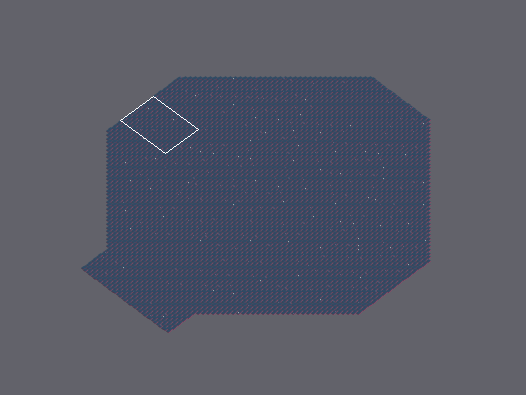
Two states of a Tiled map, Source/Resources/Assets/maps/gameplay_map.tmx. The first picture is a wide view before the edit; the outline marks the close-up.
Close-up. As it was:
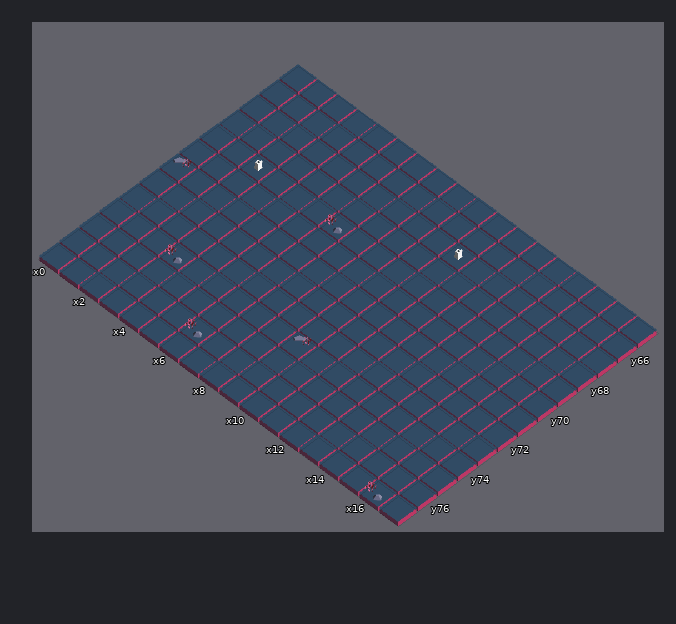
Cells are 54x40 px. Isometric: x runs down to the right, y down to the left. Shown: x 0..17, y 65..77. The commit also changed other parts of the map, which this record leaves out.
Once edited:
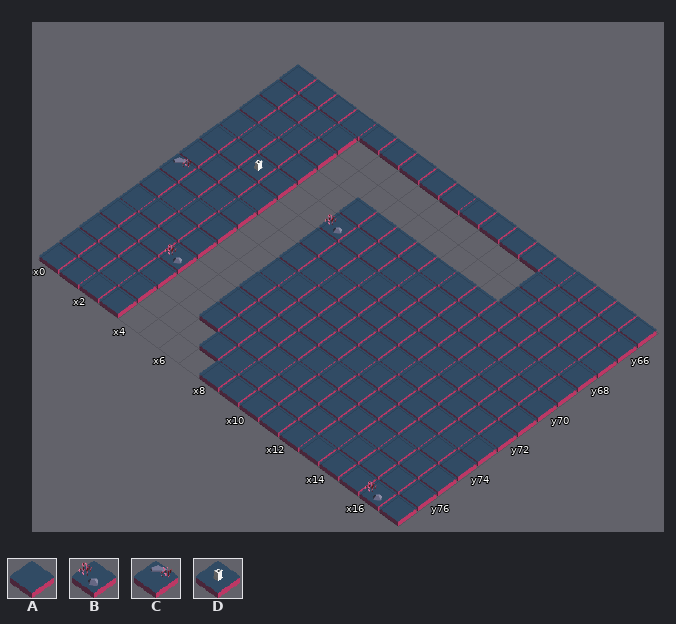
Key: from "Prototileset": A 0, B 1, C 2, D 3.
_ is an empty cell.
Edits made:
Layer "map":
y 66: x 4..12 AAAAAAAAA -> _________
y 67: x 4..12 AAAAAADAA -> _________
y 68..73: x 4..5 AA -> __
y 74: x 4..5 AA -> __; x 9 C -> A
y 75: x 4..5 AA -> __
y 76: x 4..6 AAB -> ___
y 77: x 4..7 AAAA -> ____
